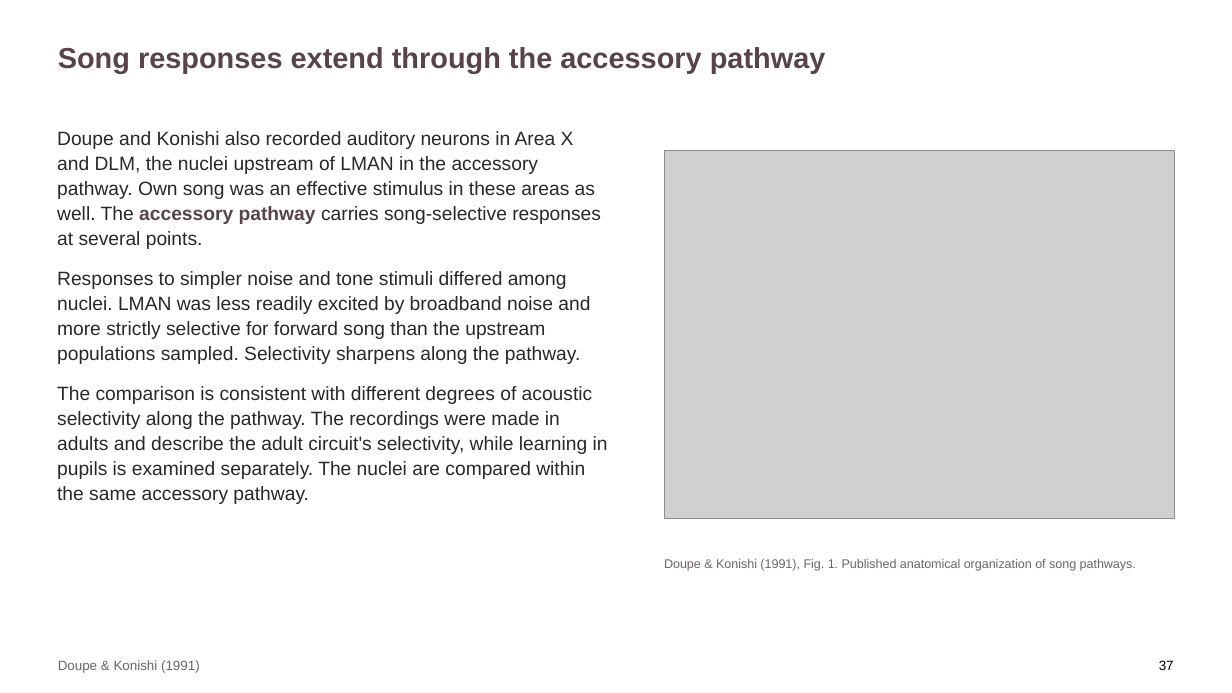
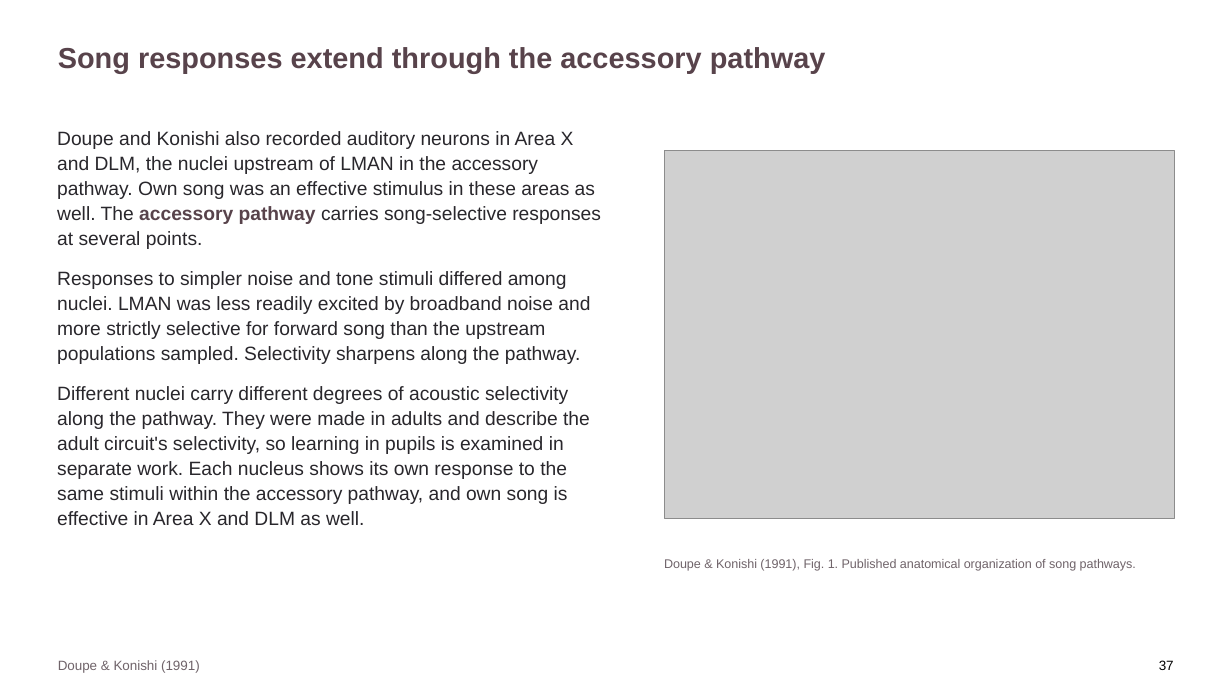
Before and after one commit to jordanxxlopez/NEUROETHOLOGY, a slide deck: slide 49 of scaffolded/Neuroethology_Lecture33_FA2026_SCAFFOLDED.pptx. Drawn at 1232x693 pixels with LibreOffice and Linux fonts; fonts in the diff are those of the drawing; grey boxes stand for pictures. Boxes give left, top, right and bottom in pixels: in the first picture for what was removed or moved away, otherwise in the second. Text is boxed around its words. In the diff, an @@ line names an element or a change of style, - is before the commit and + after.

```diff
--- a/scaffolded/Neuroethology_Lecture33_FA2026_SCAFFOLDED.pptx
+++ b/scaffolded/Neuroethology_Lecture33_FA2026_SCAFFOLDED.pptx
@@ text at <box>57,386,590,525</box>: text changed @@
-The comparison is consistent with different degrees of acoustic selectivity along the pathway. The recordings were made in adults and describe the adult circuit's selectivity, while learning in pupils is examined separately. The nuclei are compared within the same accessory pathway.
+Different nuclei carry different degrees of acoustic selectivity along the pathway. They were made in adults and describe the adult circuit's selectivity, so learning in pupils is examined in separate work. Each nucleus shows its own response to the same stimuli within the accessory pathway, and own song is effective in Area X and DLM as well.
```
Also in this commit, not shown: 22 other slides changed, 4 other files.
